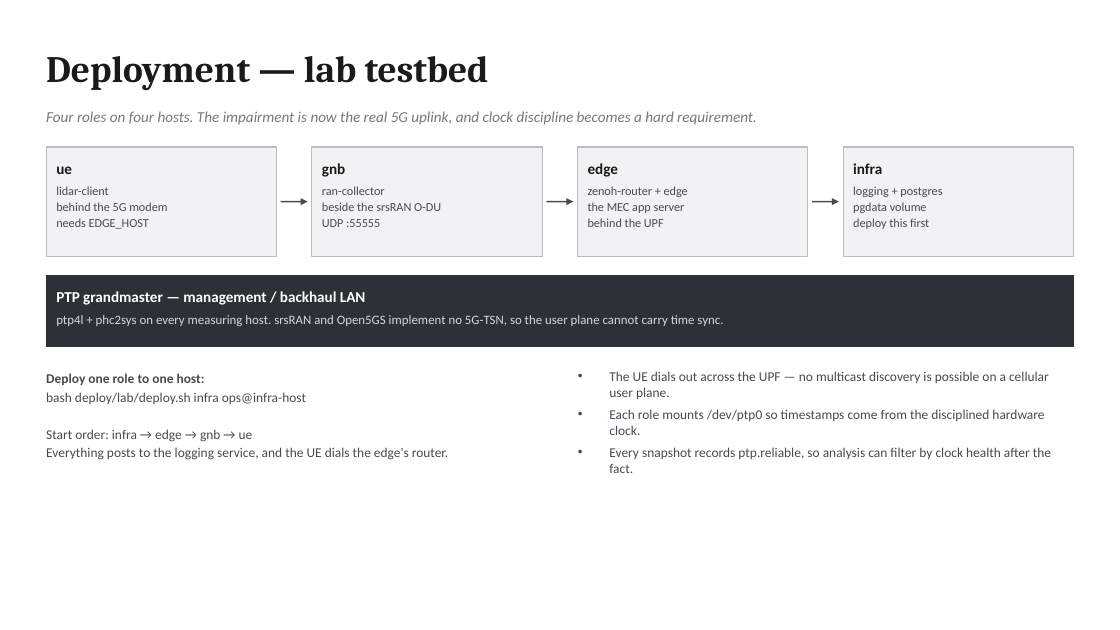
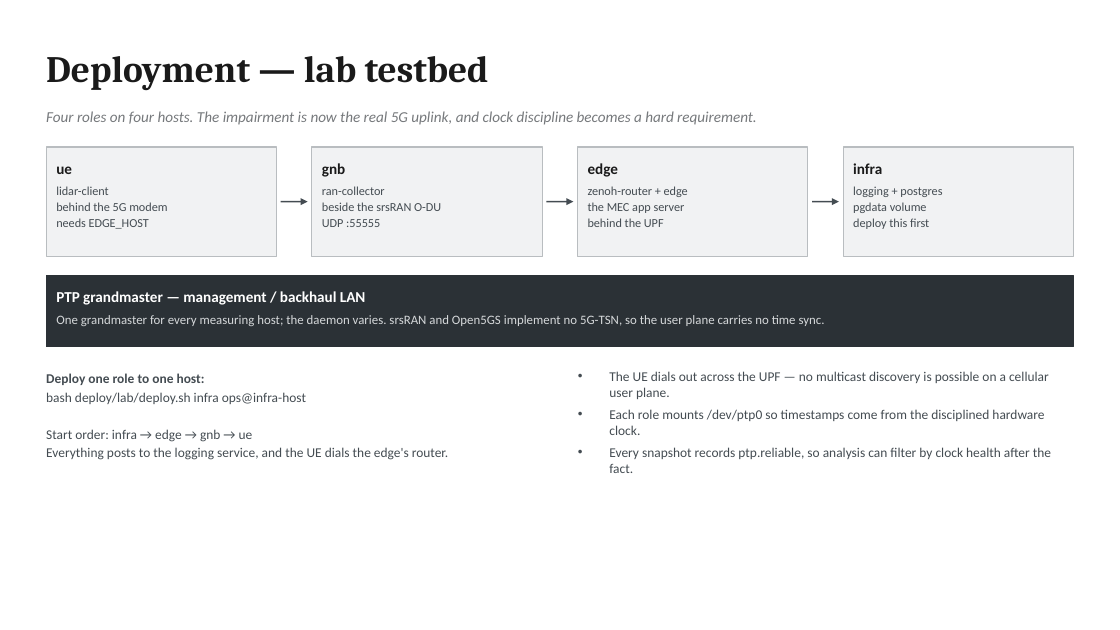
Before and after one commit to morosev/mec-cast, a slide deck: slide 3 of docs/slides/mec-cast-architecture.pptx. Drawn at 1120x630 pixels with LibreOffice and Linux fonts; fonts in the diff are those of the drawing. Boxes give left, top, right and bottom in pixels: in the first picture for what was removed or moved away, otherwise in the second. Text is boxed around its words. In the diff, an @@ line names an element or a change of style, - is before the commit and + after.

```diff
--- a/docs/slides/mec-cast-architecture.pptx
+++ b/docs/slides/mec-cast-architecture.pptx
@@ text at (56,315,825,326): text changed @@
-ptp4l + phc2sys on every measuring host. srsRAN and Open5GS implement no 5G-TSN, so the user plane cannot carry time sync.
+One grandmaster for every measuring host; the daemon varies. srsRAN and Open5GS implement no 5G-TSN, so the user plane carries no time sync.
```
Also in this commit, not shown: 1 other slide changed, 10 other files.
